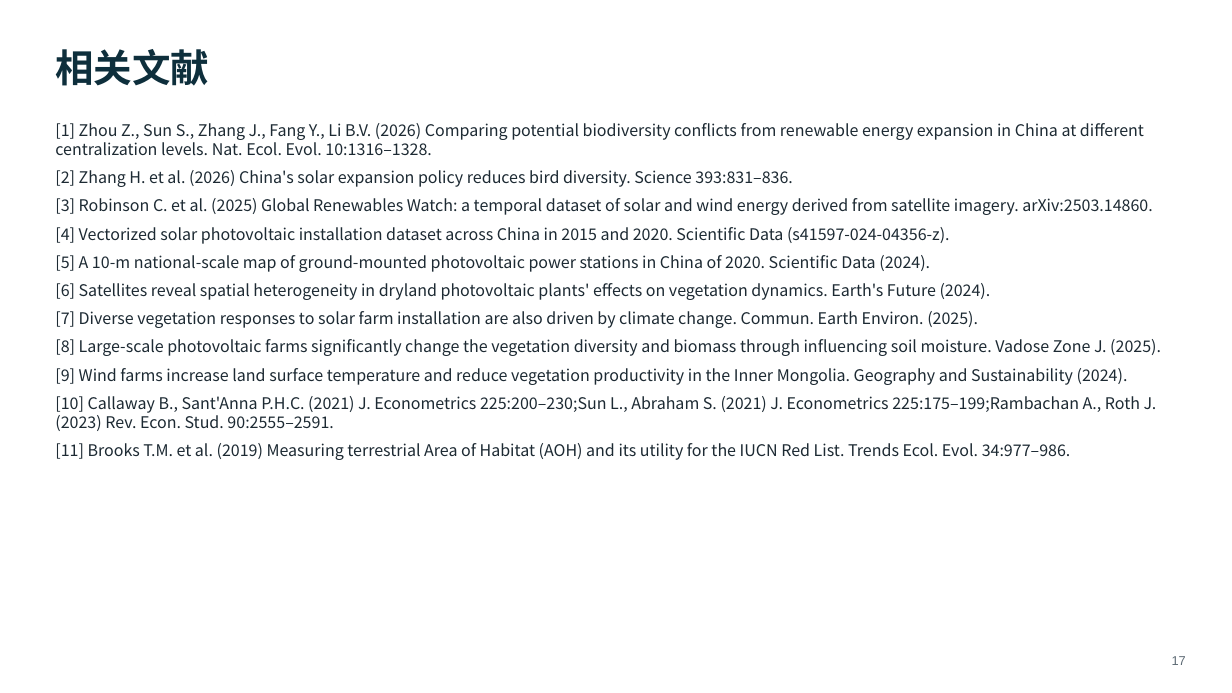
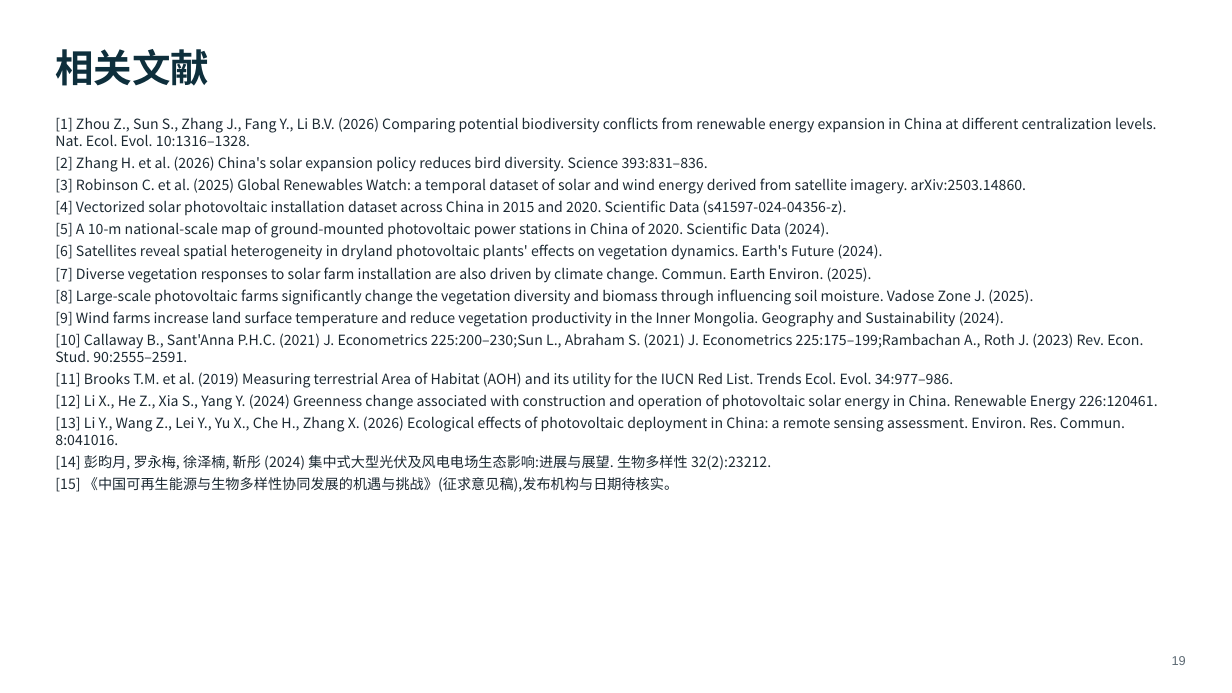
Before and after one commit to dingchenchen6/renewables-biodiversity-rs, a slide deck: slide 19 of RS_Renewables_Biodiversity_Workflow.pptx (slide 17 before the commit). Drawn at 1232x693 pixels with LibreOffice and Linux fonts; fonts in the diff are those of the drawing. Boxes give left, top, right and bottom in pixels: in the first picture for what was removed or moved away, otherwise in the second. Text is boxed around its words. In the diff, an @@ line names an element or a change of style, - is before the commit and + after.

Commit message:
v0.2: integrate domestic PV remote-sensing studies, pre-construction 30 m land cover, and G1 date check
- Position and evidence ledger now cite Li X. et al. 2024 (Renew. Energy),
  Li Y. et al. 2026 (Environ. Res. Commun.), Peng et al. 2024 (Biodiv. Sci.)
  and the draft report; novelty narrowed to causal controls, heterogeneity,
  wind, and species exposure
- gee/01: prior-year GLC_FCS30D land cover for 14,421 post-2018 PV sites
- gee/02-03: Sentinel-2 seasonal step model on 100 sites; 77% within
  +/-2 quarters of GRW (gate G1 not met overall; 96% for strong-signal half)
- Deck: new literature slide and siting-shift / G1 slide

```diff
--- a/RS_Renewables_Biodiversity_Workflow.pptx
+++ b/RS_Renewables_Biodiversity_Workflow.pptx
@@ text at bbox=[55, 117, 1157, 388]: size 12.5 to 11 pt in "[1] Zhou Z., Sun S., Zhang J., ...", "[2] Zhang H. et al. (2026) China's ...", "[3] Robinson C. et al. (2025) Global ...", "[4] Vectorized solar photovoltaic installation dataset acros ..." and 7 more places; less space between paragraphs @@
@@ text at bbox=[55, 394, 1158, 492]: paragraphs added @@
+[12] Li X., He Z., Xia S., Yang Y. (2024) Greenness change associated with construction and operation of photovoltaic solar energy in China. Renewable Energy 226:120461.
+[13] Li Y., Wang Z., Lei Y., Yu X., Che H., Zhang X. (2026) Ecological effects of photovoltaic deployment in China: a remote sensing assessment. Environ. Res. Commun. 8:041016.
+[14] 彭昀月, 罗永梅, 徐泽楠, 靳彤 (2024) 集中式大型光伏及风电电场生态影响:进展与展望. 生物多样性 32(2):23212.
+[15] 《中国可再生能源与生物多样性协同发展的机遇与挑战》(征求意见稿),发布机构与日期待核实。
@@ text at bbox=[1172, 656, 1186, 665]: text changed @@
-17
+19
```
Also in this commit, not shown: 16 other slides changed, 2 slides added, 12 other files.
